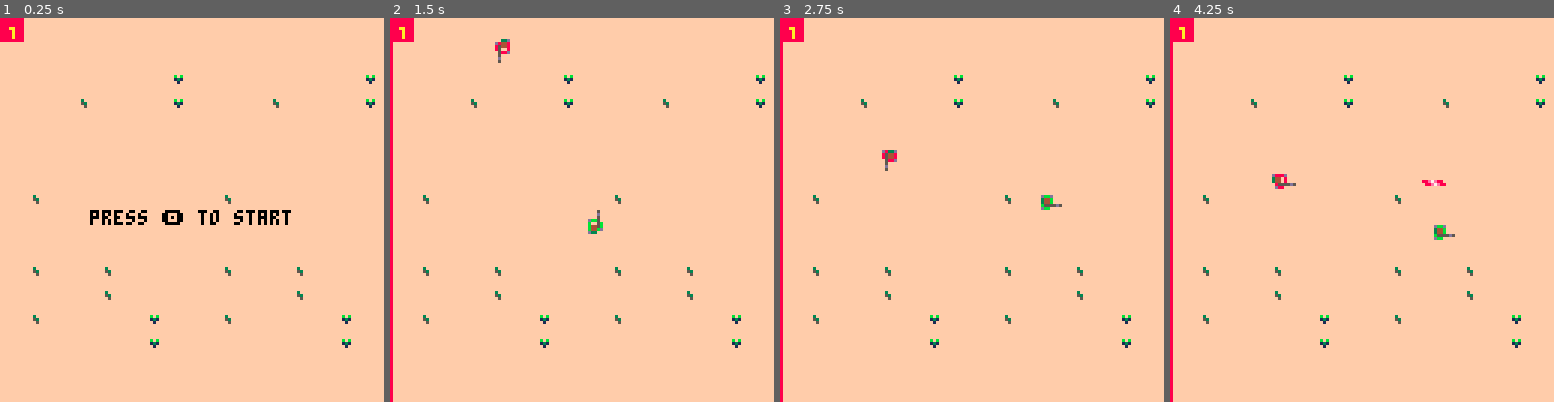
Above: before the commit, frames 1-4 (left to right).
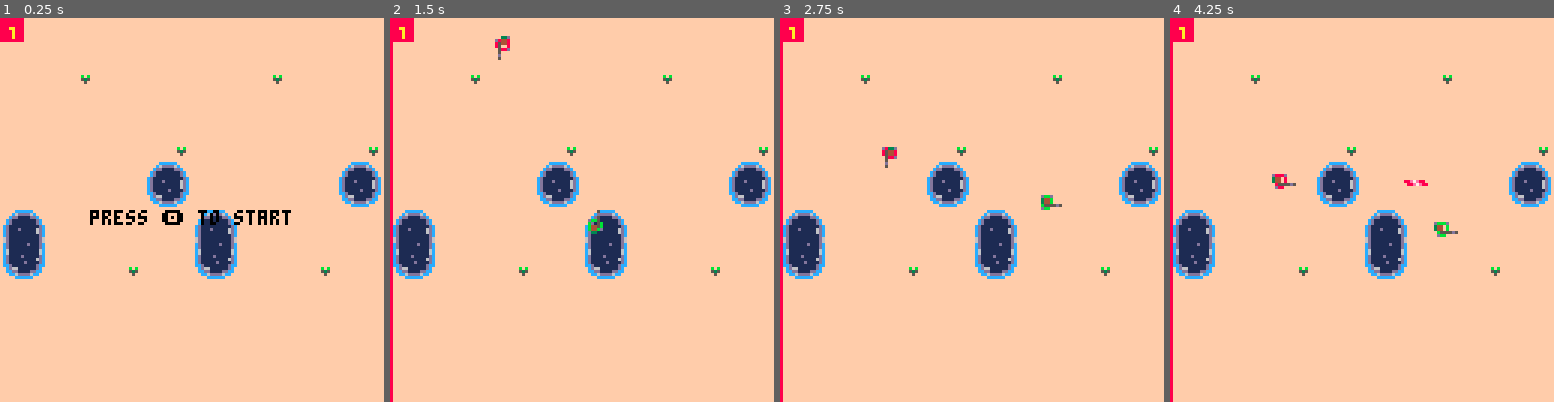
Above: after the commit, the same moments.

Repository: eduszesz/shmup
Game: PICO-8 cartridge topshooter.p8
The game is run twice, just before and just after one commit, with the same random seed, the same clock (stepped at 60 frames per second) and the same inputs.
Inputs:
- Up to frame 1 (0.25 s): no input
- Up to frame 2 (1.5 s): tap X (X key) at 0.33, 1.07 s; tap O (Z key) at 0.7 s
- Up to frame 3 (2.75 s): hold Right 1.6-2.1 s; tap O (Z key) at 1.7, 2.1, 2.5 s; tap X (X key) at 1.85 s; hold Up 2.15-2.42 s; hold Right from 2.47 s (still down)
- Up to frame 4 (4.25 s): tap O (Z key) every 0.4 s from 2.9 to 4.1 s; tap X (X key) at 2.97, 4.08 s; release Right at 3.03 s; hold Left 3.08-3.58 s; hold Down 3.63-3.97 s; hold Right from 4.02 s (still down)

The runs differ from the first frame. In frame 1, 6.2% of the frame differs, in the area x 0-100%, y 14-86%; in frame 2, 6.3%; in frame 3, 6.4%; in frame 4, 6.7%.

Commit message:
more map experiments

Diff:
--- a/topshooter.p8
+++ b/topshooter.p8
@@ -750,7 +750,7 @@
 											{0,7,8,15},
 											{8,15,8,15},
 											{16,23,8,15}}
-	local mc={{1,19},{4,20},{8,21}}
+	local mc={{1,19},{2,20},{3,21},{4,22},{5,23},{6,24},{7,25},{8,26},{9,27}}
 	for cx=0,8,8 do
 		for cy=0,8,8 do
 			local sp=rnd(tmp)
@@ -859,5 +859,5 @@
 
 
 __gff__
-0000000000000000000000000000000000000000010004040400000000000000000000000000000000000000000000000000010000000000000000000000000000000000000000000000000000000000000000000000000000000000000000000000000000000000000000000000000000000000000000000000000000000000
+0000000000000000000000000000000000000001000000000000000000000000000000000000000000000000000000000001010000000000000000000000000000000000000000000000000000000000000000000000000000000000000000000000000000000000000000000000000000000000000000000000000000000000
 0000000000000000000000000000000000000000000000000000000000000000000000000000000000000000000000000000000000000000000000000000000000000000000000000000000000000000000000000000000000000000000000000000000000000000000000000000000000000000000000000000000000000000
Not shown, changed: 21 lines of the sprite sheet (__gfx__) section of topshooter.p8
